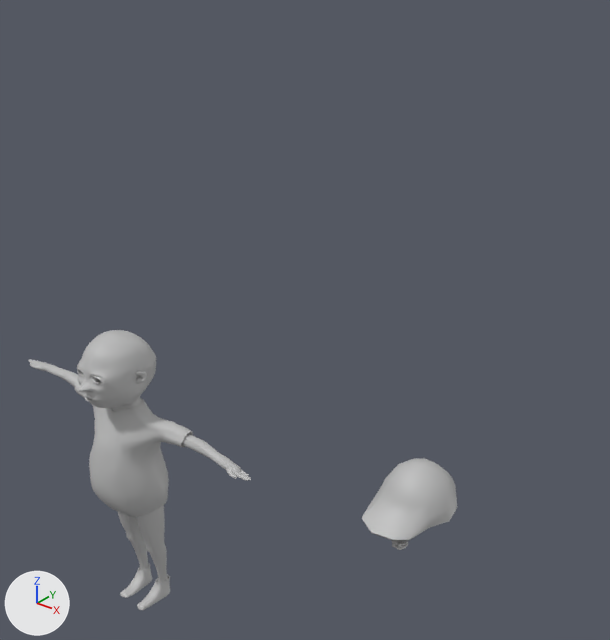
What one commit did to the FBX model CandyStoreMania/Assets/Characters/Bomb/Forward_And_Back.fbx.
Rendered twice from a 50 mm camera at (1.96, -3.44, 5.09) aimed at (-0.91, 0.14, 2.87). The lights are fixed; the arrows at lower left show +X, +Y and +Z. Where no turn or scale is listed for an object, it has been applied to the vertices.

Names of what the first picture shows: 'hat', 'kid2'.
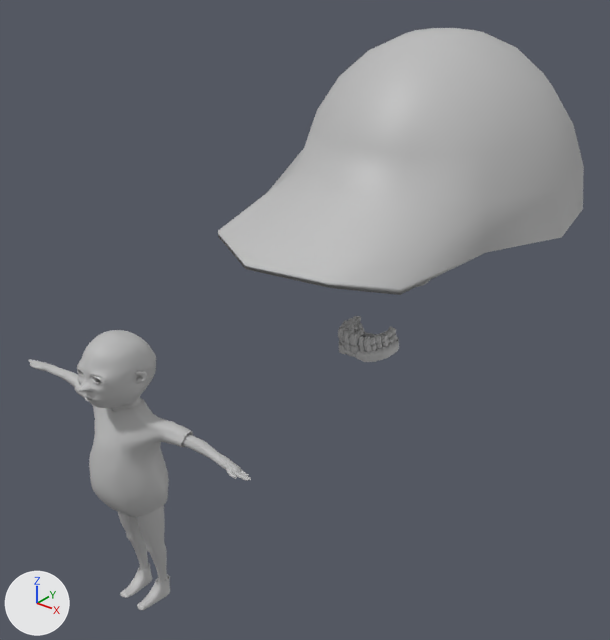
ob_eyes_teeth8 is not drawn itself; it is the parent of ob_polysurface100, ob_polysurface87, ob_polysurface81, ob_hat, ob_polysurface85, ob_polysurface97, ob_left_eye, ob_polysurface91.

Patch to the scene script:
```diff
--- a/CandyStoreMania/Assets/Characters/Bomb/Forward_And_Back.fbx.py
+++ b/CandyStoreMania/Assets/Characters/Bomb/Forward_And_Back.fbx.py
@@ ob_eyes_teeth8 @@
 ob_eyes_teeth8 = bpy.data.objects.new('eyes_teeth8', None)
-ob_eyes_teeth8.location = (-0.0621, -0.0173, 1.799)
+ob_eyes_teeth8.location = (-0.0426, -0.473, 3.495)
 ob_eyes_teeth8.rotation_euler = (1.571, 0.0, 0.0)  # degrees (90, 0, 0)
-ob_eyes_teeth8.scale = (0.01, 0.01, 0.01)
+ob_eyes_teeth8.scale = (0.03, 0.03, 0.03)
```

Where the change shows, as pixel boxes [x1, y1, x2, y2] in the pictures (610 x 640 px):
'hat', moved, rescaled (282% wider, 219% taller)
    before: [362, 458, 457, 541]
    after: [218, 28, 584, 295]
'bottom', moved, rescaled
    before: [392, 541, 408, 550]
    after: [339, 326, 399, 362]
'polySurface80', moved, rescaled (not visible before)
    after: [349, 332, 360, 347]
'polySurface81', moved, rescaled (not visible before)
    after: [342, 330, 353, 345]
'polySurface84', moved, rescaled (not visible before)
    after: [363, 336, 370, 348]
'polySurface90', moved, rescaled (not visible before)
    after: [379, 332, 388, 343]
'polySurface96', moved, rescaled (not visible before)
    after: [350, 345, 360, 356]
'polySurface88', moved, rescaled (not visible before)
    after: [374, 334, 381, 344]
'polySurface86', moved, rescaled (not visible before)
    after: [370, 336, 376, 345]
'polySurface82', moved, rescaled (not visible before)
    after: [358, 336, 364, 347]
'polySurface91', moved, rescaled (not visible before)
    after: [343, 320, 354, 331]
'polySurface85', moved, rescaled (not visible before)
    after: [338, 327, 345, 339]
'polySurface93', moved, rescaled (not visible before)
    after: [353, 316, 361, 324]
'polySurface97', moved, rescaled (not visible before)
    after: [343, 343, 350, 351]
'polySurface92', moved, rescaled (not visible before)
    after: [388, 326, 396, 336]
'polySurface94', moved, rescaled (not visible before)
    after: [384, 331, 393, 338]
'polySurface106', moved, rescaled (not visible before)
    after: [382, 339, 389, 347]
'polySurface102', moved, rescaled (not visible before)
    after: [371, 343, 377, 351]
'polySurface95', moved, rescaled (not visible before)
    after: [348, 318, 357, 325]
'polySurface100', moved, rescaled (not visible before)
    after: [364, 345, 371, 352]
'polySurface89', moved, rescaled (not visible before)
    after: [341, 323, 350, 330]
'polySurface104', moved, rescaled (not visible before)
    after: [376, 342, 382, 349]
'polySurface83', moved, rescaled (not visible before)
    after: [340, 330, 346, 340]
'polySurface109', moved, rescaled (not visible before)
    after: [355, 323, 362, 329]
'polySurface110', moved, rescaled (not visible before)
    after: [388, 337, 394, 344]
'polySurface108', moved, rescaled (not visible before)
    after: [391, 334, 397, 341]
'polySurface98', moved, rescaled (not visible before)
    after: [360, 346, 364, 353]
'left_eye', moved, rescaled (not visible before)
    after: [417, 280, 430, 287]
'polySurface111', moved, rescaled (not visible before)
    after: [353, 325, 358, 330]
'polySurface87', moved, rescaled (not visible before)
    after: [340, 326, 348, 330]
